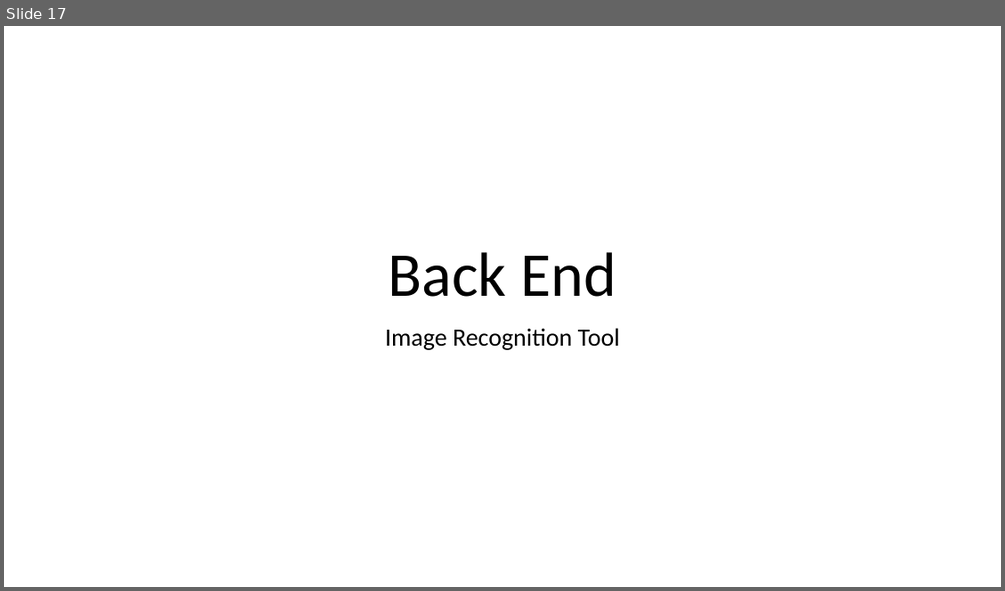
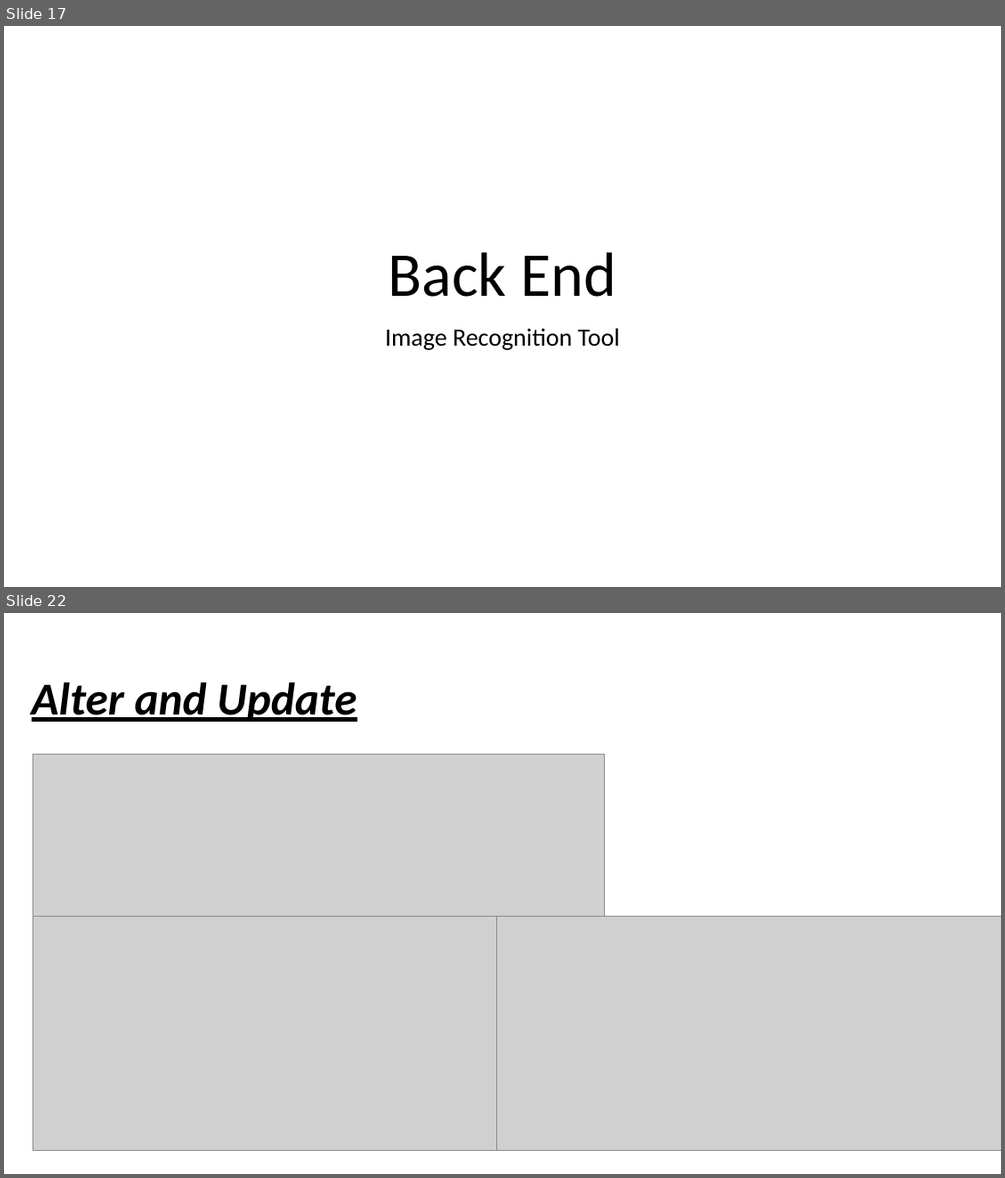
Before and after one commit to akbtech17/facerecognitionbrain, a slide deck: FrontEnd/src/About the Project.pptx. Shown one above the other, each under a label of ours: slide 17 before the commit, slides 17 and 22 after it; the slides between them are not shown. The pictures are 1005x591 and 1005x1178 pixels, drawn with LibreOffice and Linux fonts; fonts in the diff are those of the drawing; grey boxes stand for pictures. Boxes give left, top, right and bottom in pixels: in the first picture for what was removed or moved away, otherwise in the second. Text is boxed around its words. In the diff, an @@ line names an element or a change of style, - is before the commit and + after.

```diff
--- a/FrontEnd/src/About the Project.pptx
+++ b/FrontEnd/src/About the Project.pptx
@@ slide 22 added at box(4, 613, 1001, 1174), background #FFFFFF @@
@@ title added at box(32, 682, 356, 722), 44 pt, text #000000, bold, italic, underline @@
+Alter and Update
@@ picture added at box(32, 755, 605, 921) @@
@@ picture added at box(32, 916, 497, 1150) @@
@@ picture added at box(496, 916, 1001, 1151) @@
```
Also in this commit, not shown: 5 other slides added, 2 other files.
